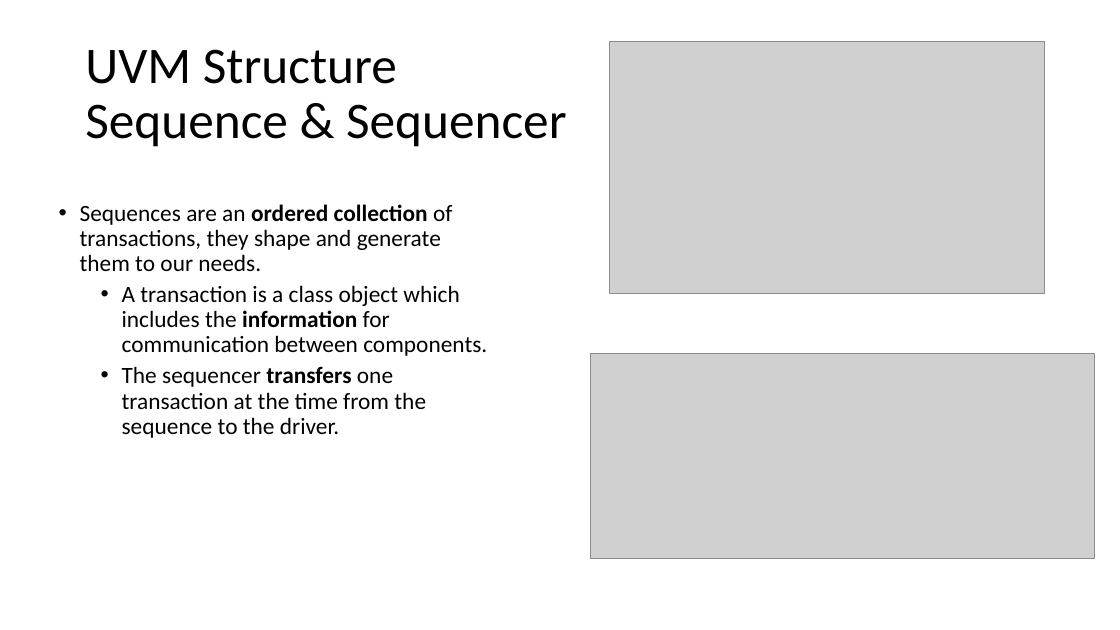
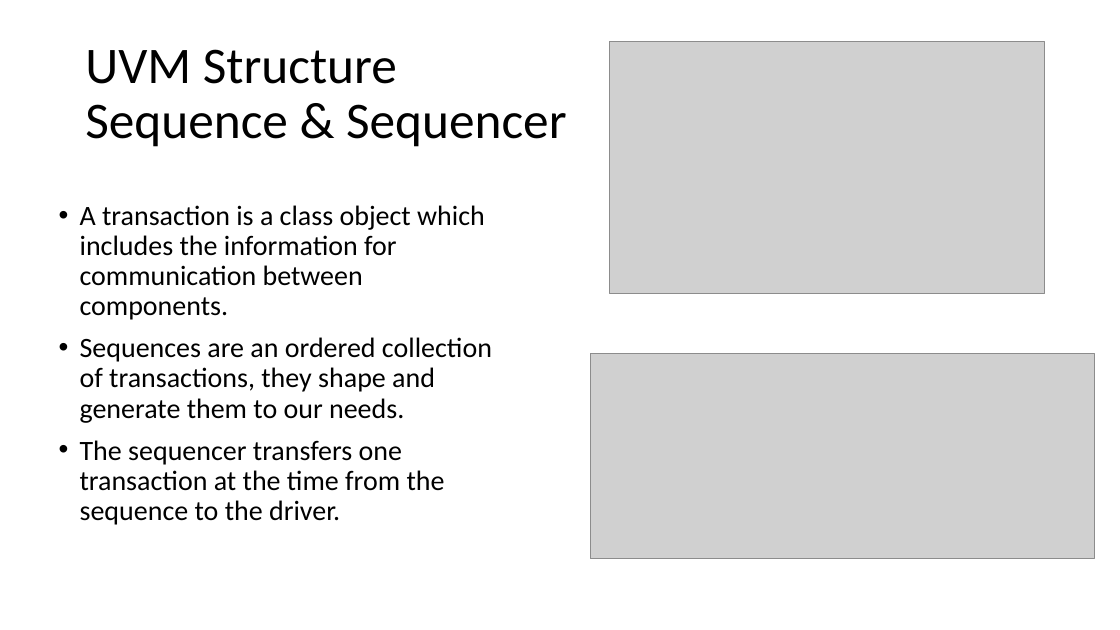
Before and after one commit to liotahuf/UVM_project, a slide deck: slide 8 of Final presentation 3.pptx. Drawn at 1120x630 pixels with LibreOffice and Linux fonts; fonts in the diff are those of the drawing; grey boxes stand for pictures. Boxes give left, top, right and bottom in pixels: in the first picture for what was removed or moved away, otherwise in the second. Text is boxed around its words. In the diff, an @@ line names an element or a change of style, - is before the commit and + after.

```diff
--- a/Final presentation 3.pptx
+++ b/Final presentation 3.pptx
@@ text at <box>80,205,485,320</box>: paragraph added @@
+• A transaction is a class object which includes the information for communication between components.
@@ text at <box>122,285,487,356</box>: paragraph removed @@
-  • A transaction is a class object which includes the information for communication between components.
@@ text at <box>80,337,492,525</box>: size 20 to 24 pt in "Sequences are an ordered collection of transactions, ...", "The sequencer transfers one transaction at the ..."; bold off in "ordered collection", "transfers"; list level 2 to 1 in "The sequencer transfers one transaction ..." @@
```
Also in this commit, not shown: 3 other slides changed, 1 other file.
